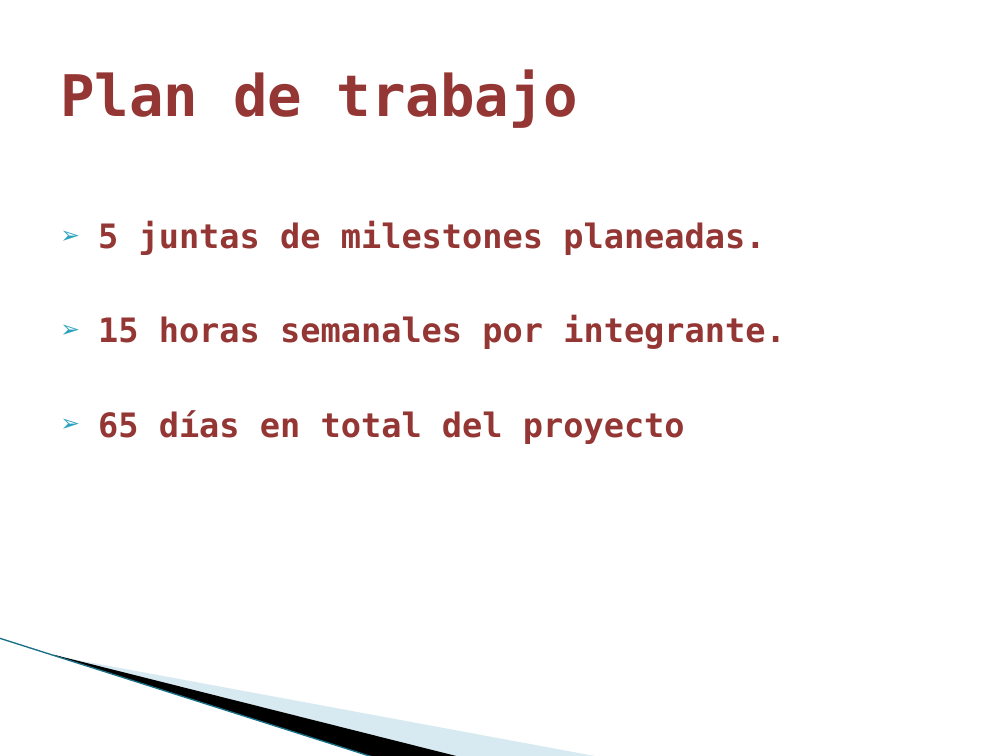
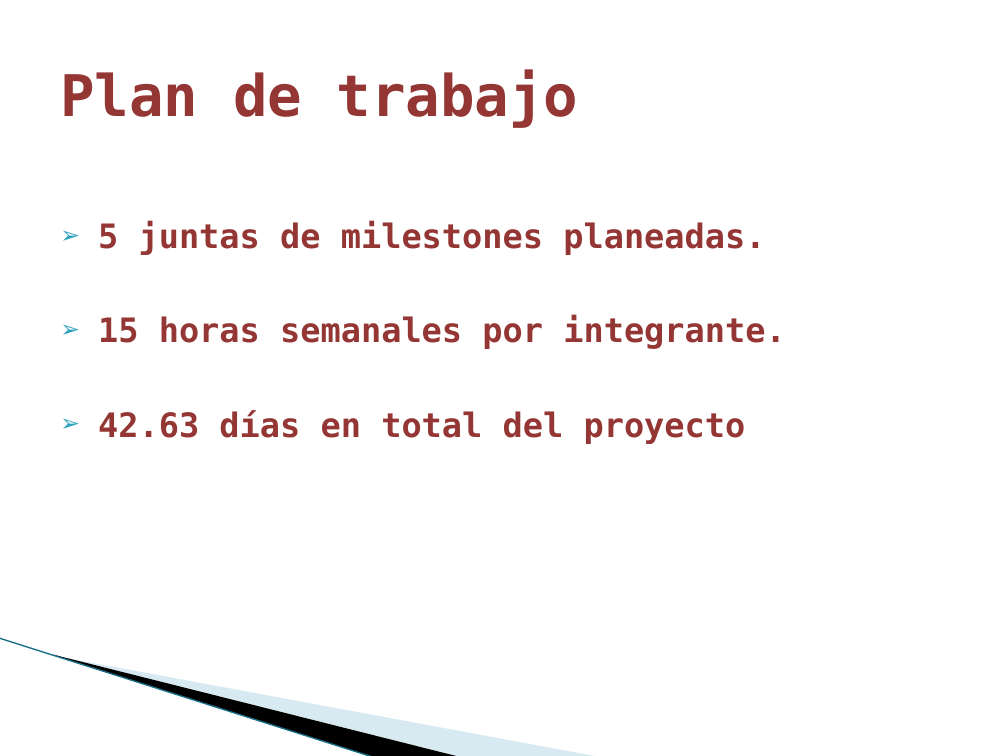
Before and after one commit to francisco-alamillo/ProyectoNutricion, a slide deck: slide 9 of Documentacion/UPIIZ_PTLL_PresentaciónAprobaciónProyecto.pptx. Drawn at 1008x756 pixels with LibreOffice and Linux fonts; fonts in the diff are those of the drawing; background and template pictures are left out. Boxes give left, top, right and bottom in pixels: in the first picture for what was removed or moved away, otherwise in the second. Text is boxed around its words. In the diff, an @@ line names an element or a change of style, - is before the commit and + after.

Commit message:
Le moví a los días de la presentación eses

```diff
--- a/Documentacion/UPIIZ_PTLL_PresentaciónAprobaciónProyecto.pptx
+++ b/Documentacion/UPIIZ_PTLL_PresentaciónAprobaciónProyecto.pptx
@@ text at [98, 410, 746, 444]: text changed @@
-➢ 65 días en total del proyecto
+➢ 42.63 días en total del proyecto
```
Also in this commit, not shown: 1 other slide changed.
